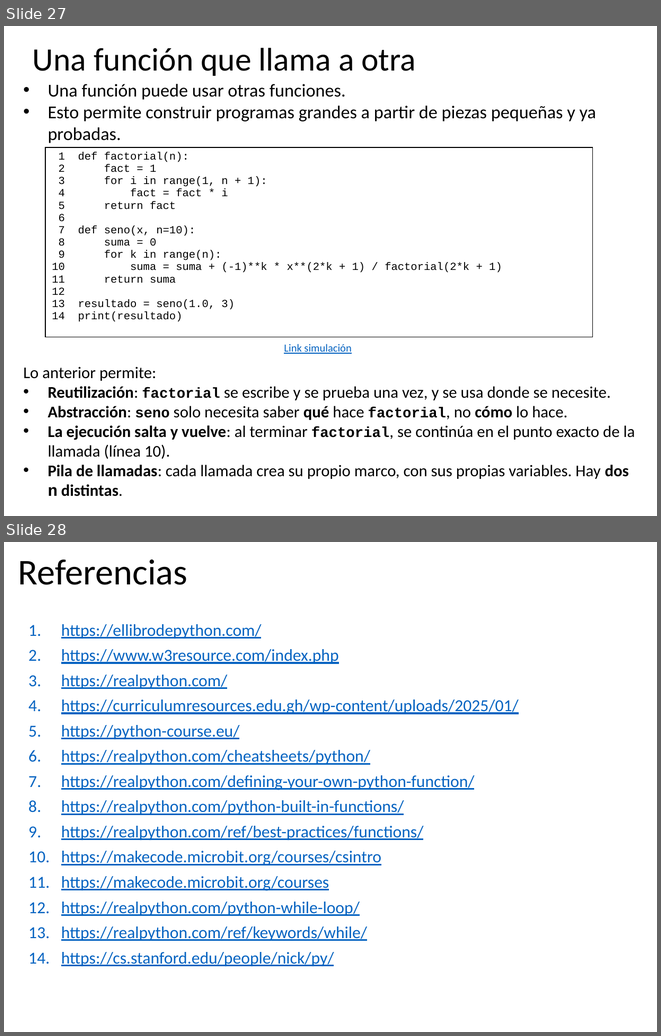
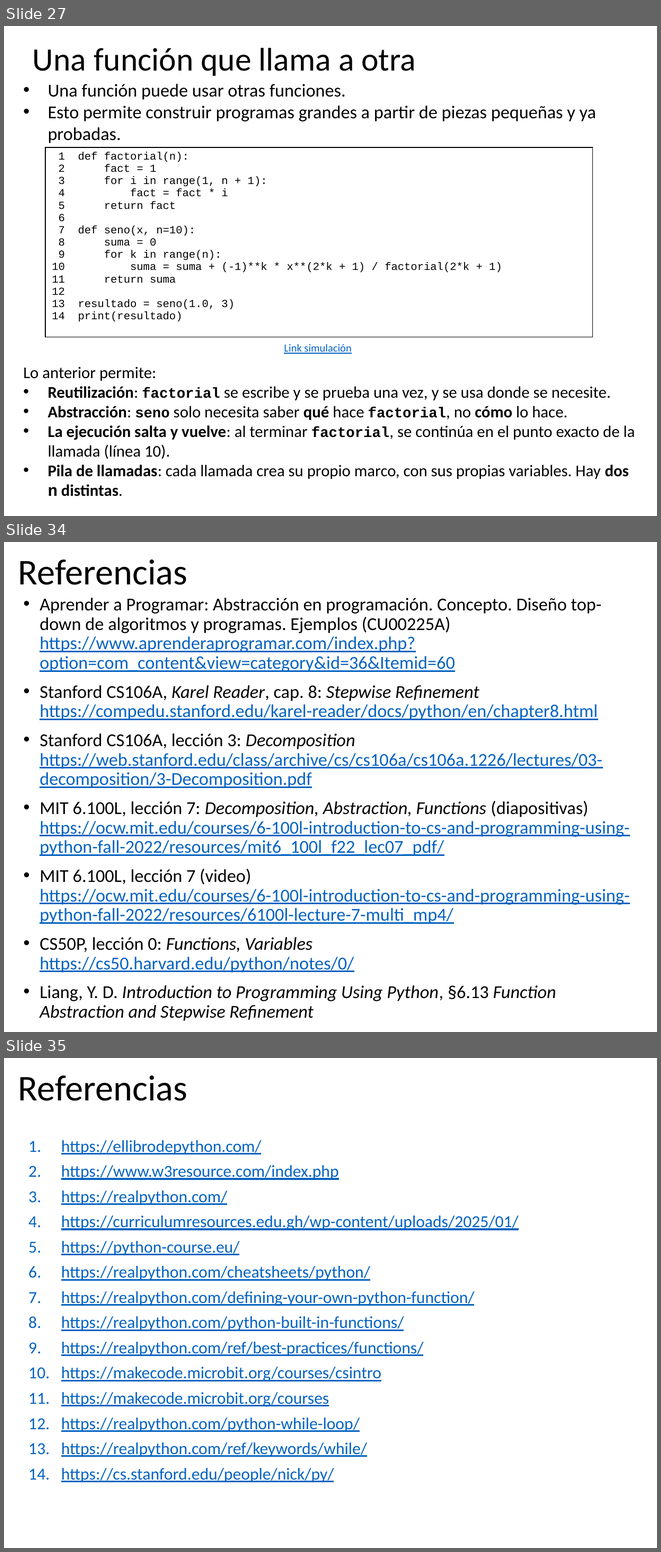
Before and after one commit to algoritmos-UdeA/logica1-20262, a slide deck: clases/10/teoria/clase-10.pptx. Shown one above the other, each under a label of ours: slides 27 and 28 before the commit, slides 27, 34 and 35 after it; the slides between them are not shown. The pictures are 661x1036 and 661x1552 pixels, drawn with LibreOffice and Linux fonts; fonts in the diff are those of the drawing. Boxes give left, top, right and bottom in pixels: in the first picture for what was removed or moved away, otherwise in the second. Text is boxed around its words. In the diff, an @@ line names an element or a change of style, - is before the commit and + after.

```diff
--- a/clases/10/teoria/clase-10.pptx
+++ b/clases/10/teoria/clase-10.pptx
@@ slide 34 added at (4, 542, 657, 1032), background #FFFFFF @@
@@ title added at (18, 559, 187, 585), 40 pt, text #000000 @@
+Referencias
@@ text added at (40, 598, 629, 1021), 20 pt, text #0563C1, underline @@
+• Aprender a Programar: Abstracción en programación. Concepto. Diseño top-down de algoritmos y programas. Ejemplos (CU00225A) https://www.aprenderaprogramar.com/index.php?option=com_content&view=category&id=36&Itemid=60
+• Stanford CS106A, Karel Reader, cap. 8: Stepwise Refinement
+  https://compedu.stanford.edu/karel-reader/docs/python/en/chapter8.html
+• Stanford CS106A, lección 3: Decomposition
+  https://web.stanford.edu/class/archive/cs/cs106a/cs106a.1226/lectures/03-decomposition/3-Decomposition.pdf
+• MIT 6.100L, lección 7: Decomposition, Abstraction, Functions (diapositivas)
+  https://ocw.mit.edu/courses/6-100l-introduction-to-cs-and-programming-using-python-fall-2022/resources/mit6_100l_f22_lec07_pdf/
+• MIT 6.100L, lección 7 (video)
+  https://ocw.mit.edu/courses/6-100l-introduction-to-cs-and-programming-using-python-fall-2022/resources/6100l-lecture-7-multi_mp4/
+• CS50P, lección 0: Functions, Variables
+  https://cs50.harvard.edu/python/notes/0/
+• Liang, Y. D. Introduction to Programming Using Python, §6.13 Function Abstraction and Stepwise Refinement
@@ what was slide 28 is now slide 35 @@
```
Also in this commit, not shown: 6 other slides added.
